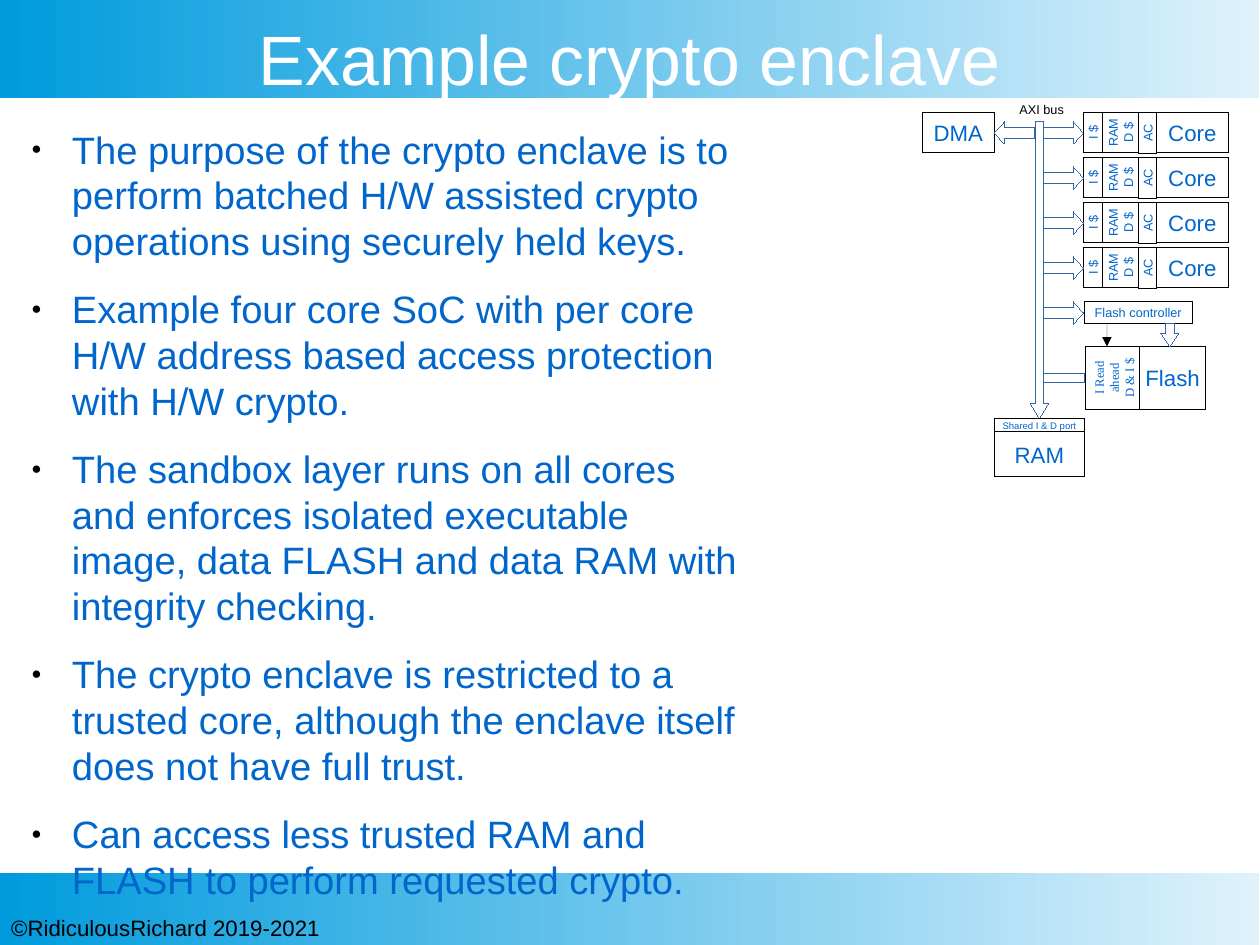
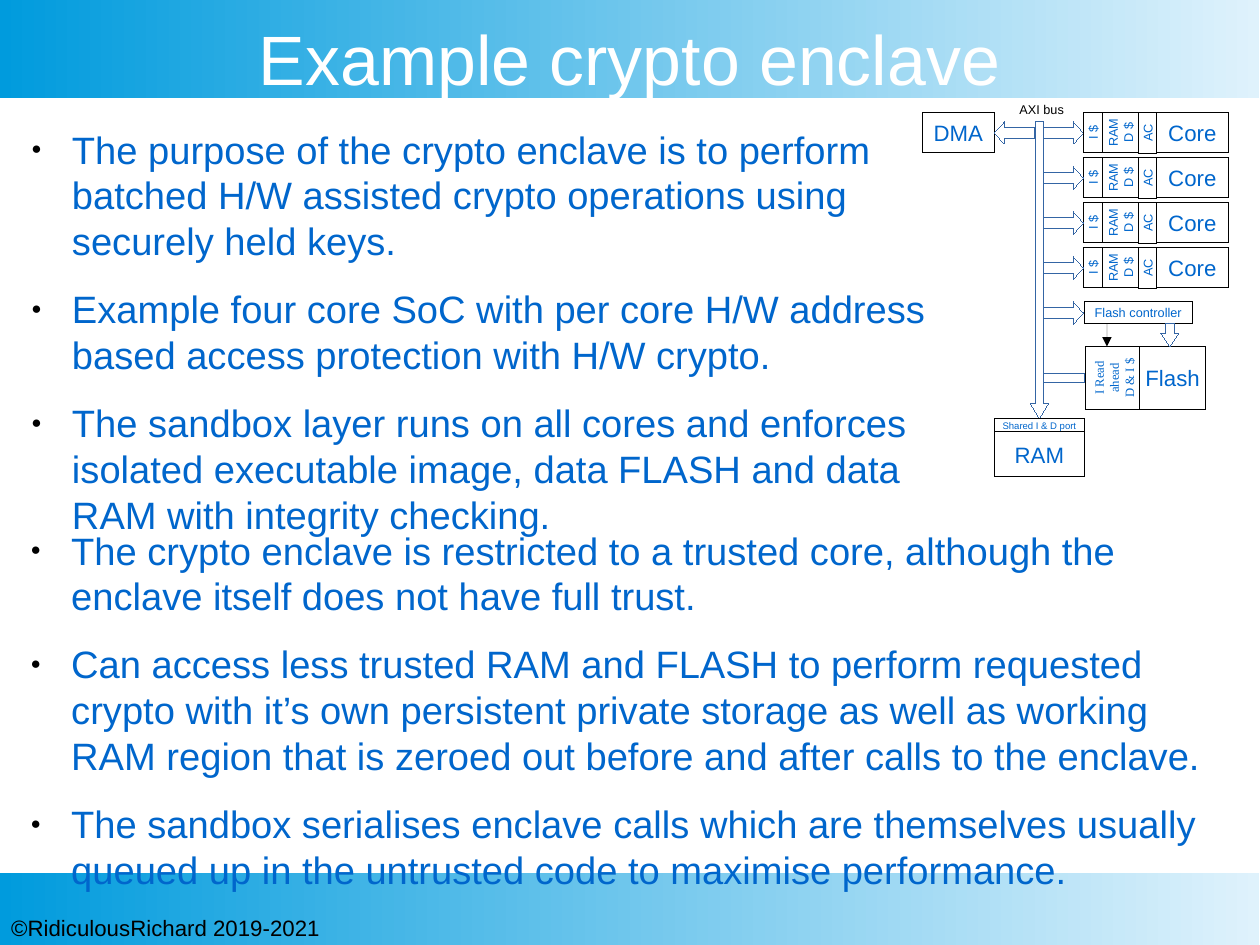
Before and after one commit to RidiculousRichard/presentations, a slide deck: slide 18 of Demystifying ICC.odp (slide 17 before the commit). Drawn at 1260x945 pixels with LibreOffice and Linux fonts; fonts in the diff are those of the drawing; background and template pictures are left out. Boxes give left, top, right and bottom in pixels: in the first picture for what was removed or moved away, otherwise in the second. Text is boxed around its words. In the diff, an @@ line names an element or a change of style, - is before the commit and + after.

```diff
--- a/Demystifying ICC.odp
+++ b/Demystifying ICC.odp
@@ text at box(72, 139, 734, 849): paragraphs removed @@
-● The crypto enclave is restricted to a trusted core, although the enclave itself does not have full trust.
-● Can access less trusted RAM and FLASH to perform requested crypto.
@@ text added at box(71, 535, 1200, 892), 24 pt, text #0066CC @@
+● The crypto enclave is restricted to a trusted core, although the enclave itself does not have full trust.
+● Can access less trusted RAM and FLASH to perform requested crypto with it’s own persistent private storage as well as working RAM region that is zeroed out before and after calls to the enclave.
+● The sandbox serialises enclave calls which are themselves usually queued up in the untrusted code to maximise performance.
```
Also in this commit, not shown: 1 other slide changed, 1 slide added.
